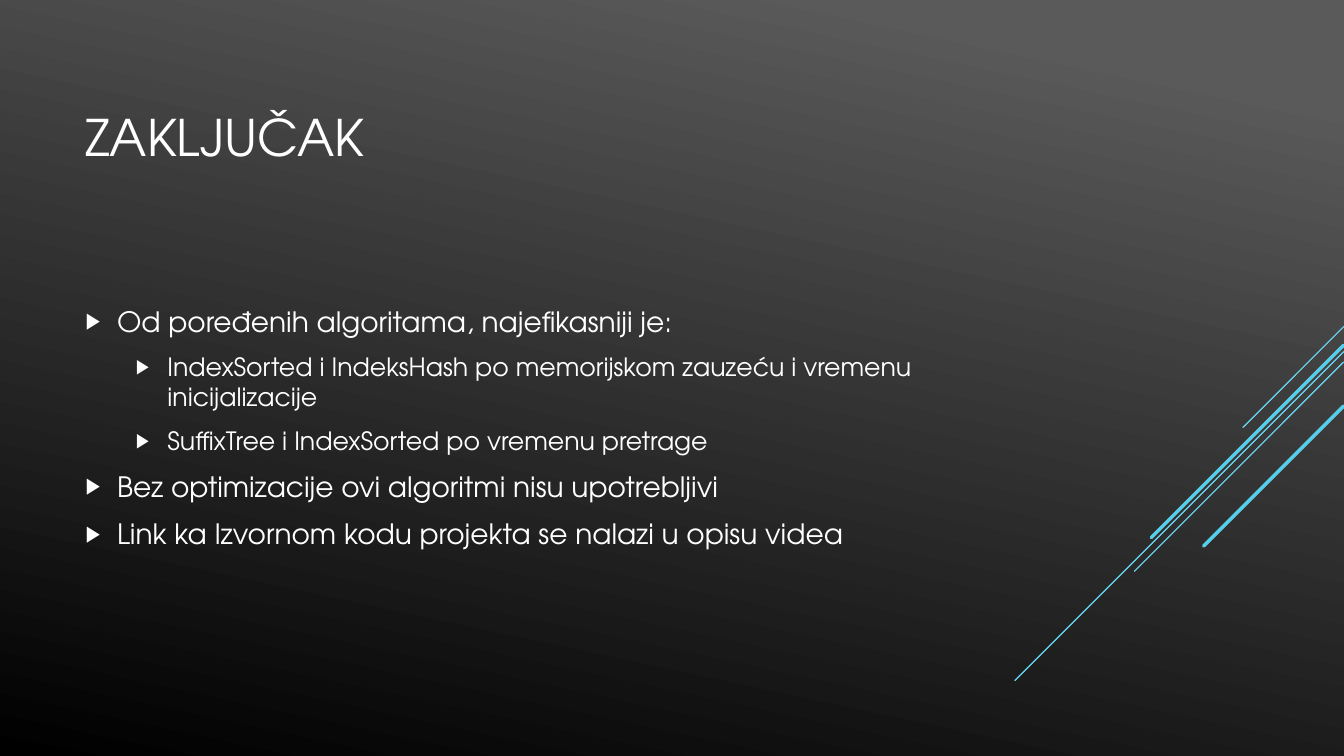
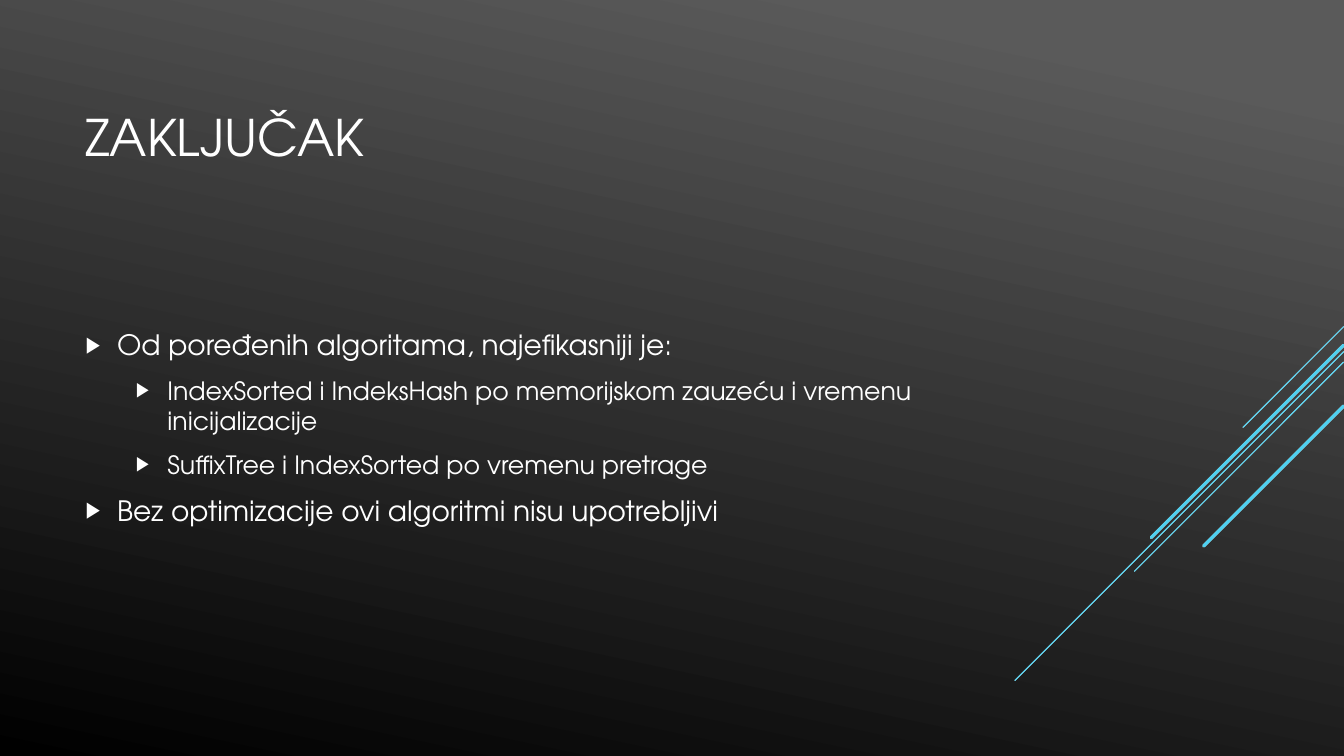
Before and after one commit to napoznata/GI_2019, a slide deck: slide 12 of Presentation/gi_presentation.pptx. Drawn at 1344x756 pixels with LibreOffice and Linux fonts; fonts in the diff are those of the drawing. Boxes give left, top, right and bottom in pixels: in the first picture for what was removed or moved away, otherwise in the second. Text is boxed around its words. In the diff, an @@ line names an element or a change of style, - is before the commit and + after.

Commit message:
removed "the link is in the video description" sentence

```diff
--- a/Presentation/gi_presentation.pptx
+++ b/Presentation/gi_presentation.pptx
@@ text at [117,523,843,550]: paragraph removed @@
-▶ Link ka Izvornom kodu projekta se nalazi u opisu videa
```
